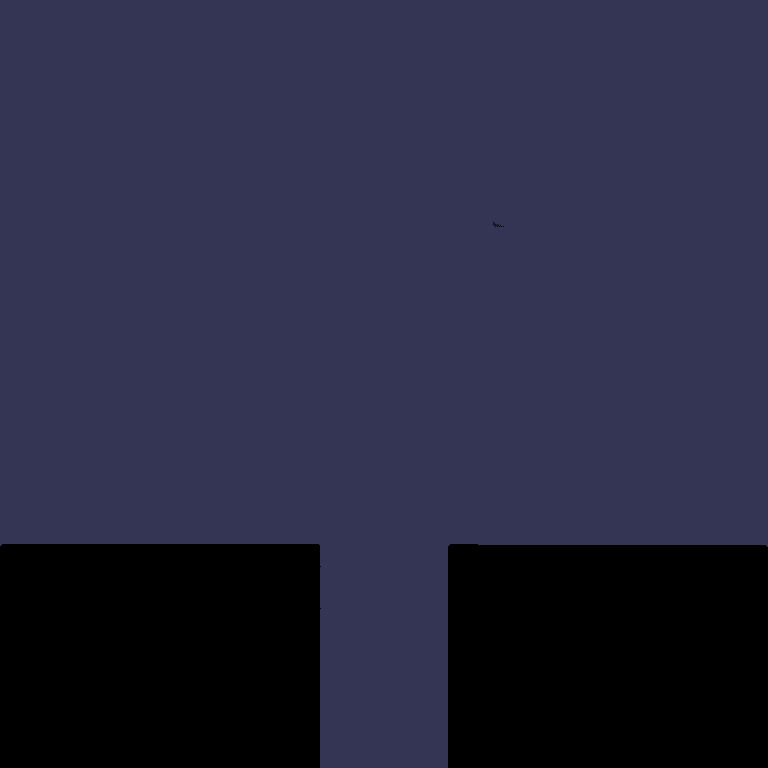
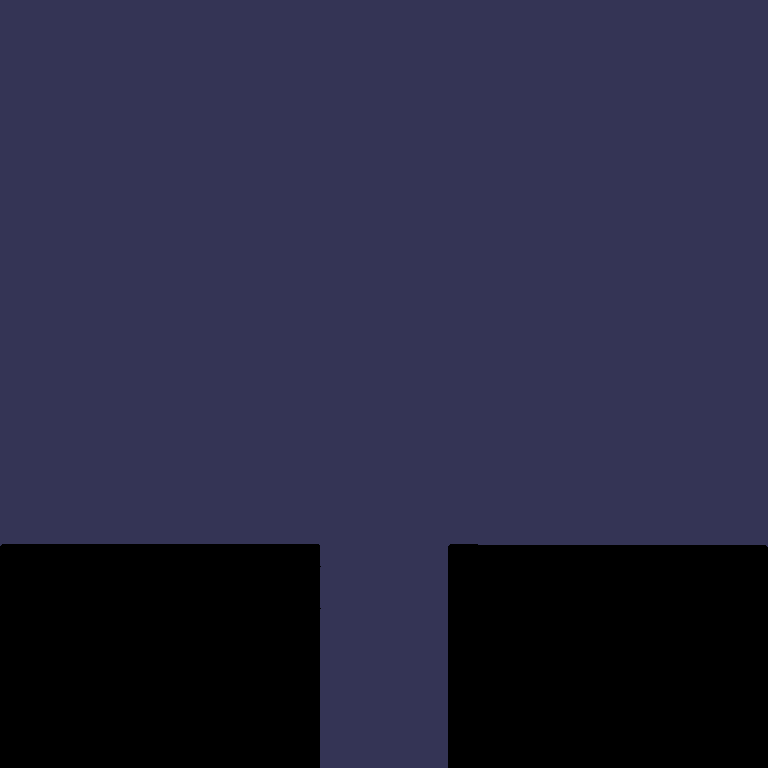
Comparing the layer stacks of the two 768x768 images. Changes:
painted on "Paint Layer 2" over (493, 222, 504, 227)